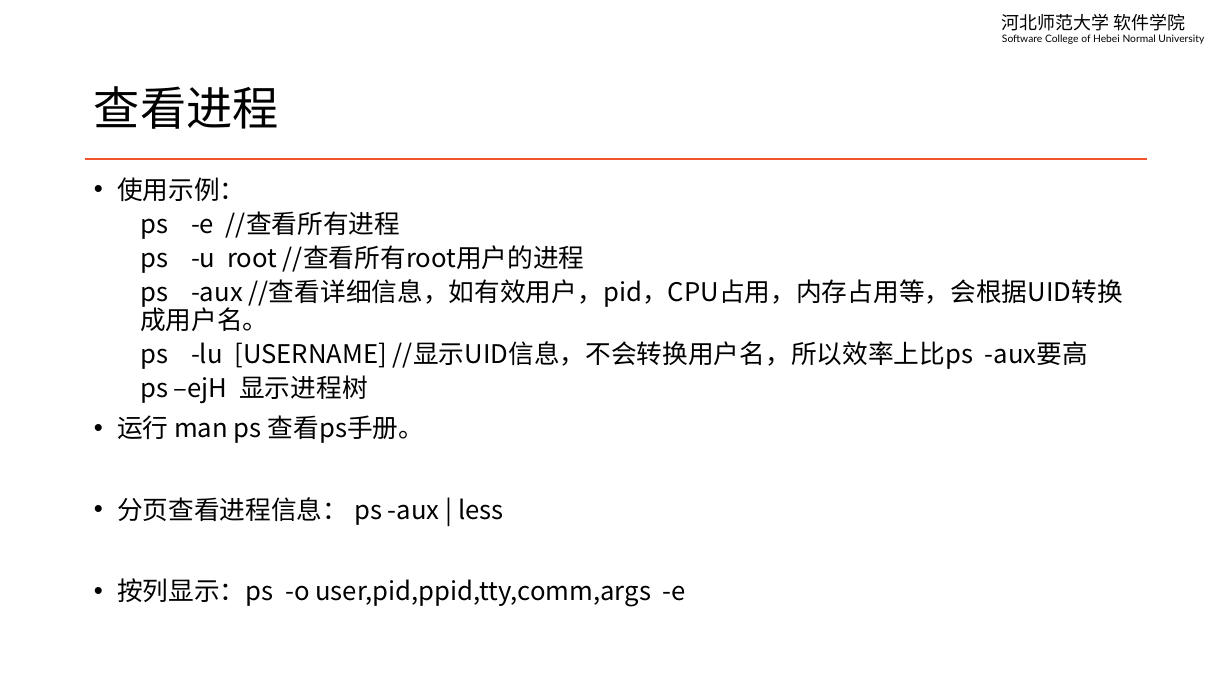
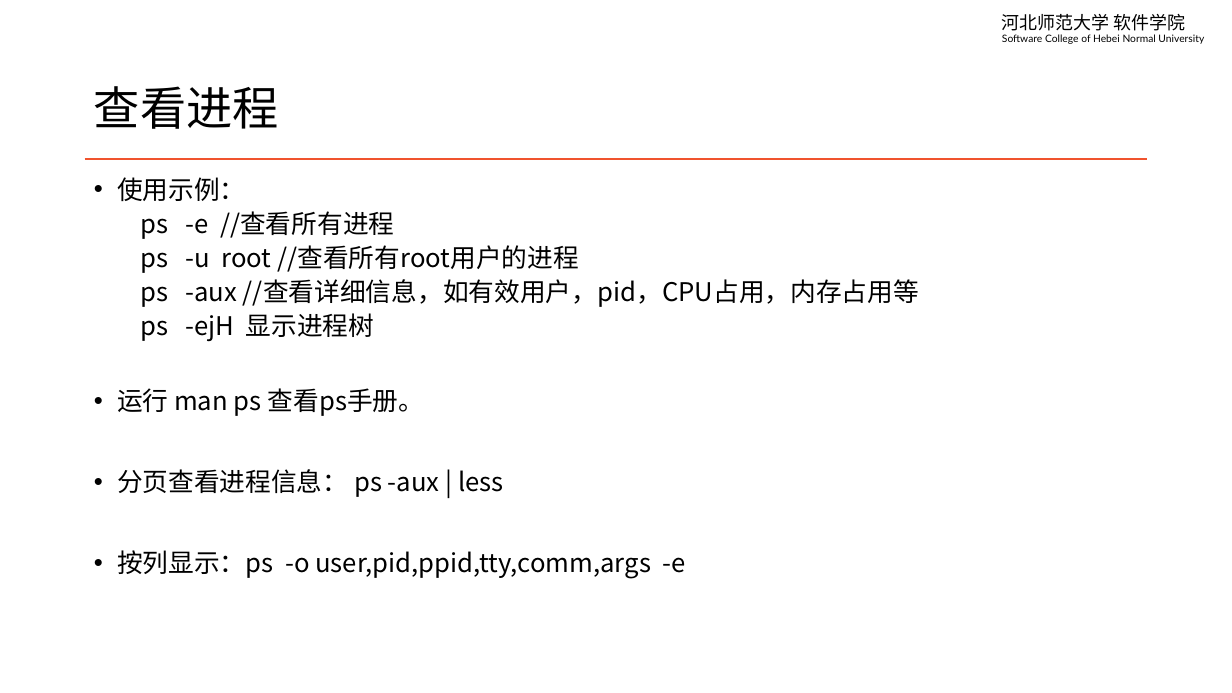
Before and after one commit to edu2act/course-linux-system, a slide deck: slide 5 of materials/slides/ch09-process-managment.pptx. Drawn at 1232x693 pixels with LibreOffice and Linux fonts; fonts in the diff are those of the drawing. Boxes give left, top, right and bottom in pixels: in the first picture for what was removed or moved away, otherwise in the second. Text is boxed around its words. In the diff, an @@ line names an element or a change of style, - is before the commit and + after.

```diff
--- a/materials/slides/ch09-process-managment.pptx
+++ b/materials/slides/ch09-process-managment.pptx
@@ text at <box>140,279,919,342</box>: text changed @@
-  ps -aux //查看详细信息，如有效用户，pid，CPU占用，内存占用等，会根据UID转换成用户名。
-  ps -lu [USERNAME] //显示UID信息，不会转换用户名，所以效率上比ps -aux要高
-  ps –ejH 显示进程树
+  ps -aux //查看详细信息，如有效用户，pid，CPU占用，内存占用等
+  ps -ejH 显示进程树
```
Also in this commit, not shown: 1 other slide changed, 12 other files.
